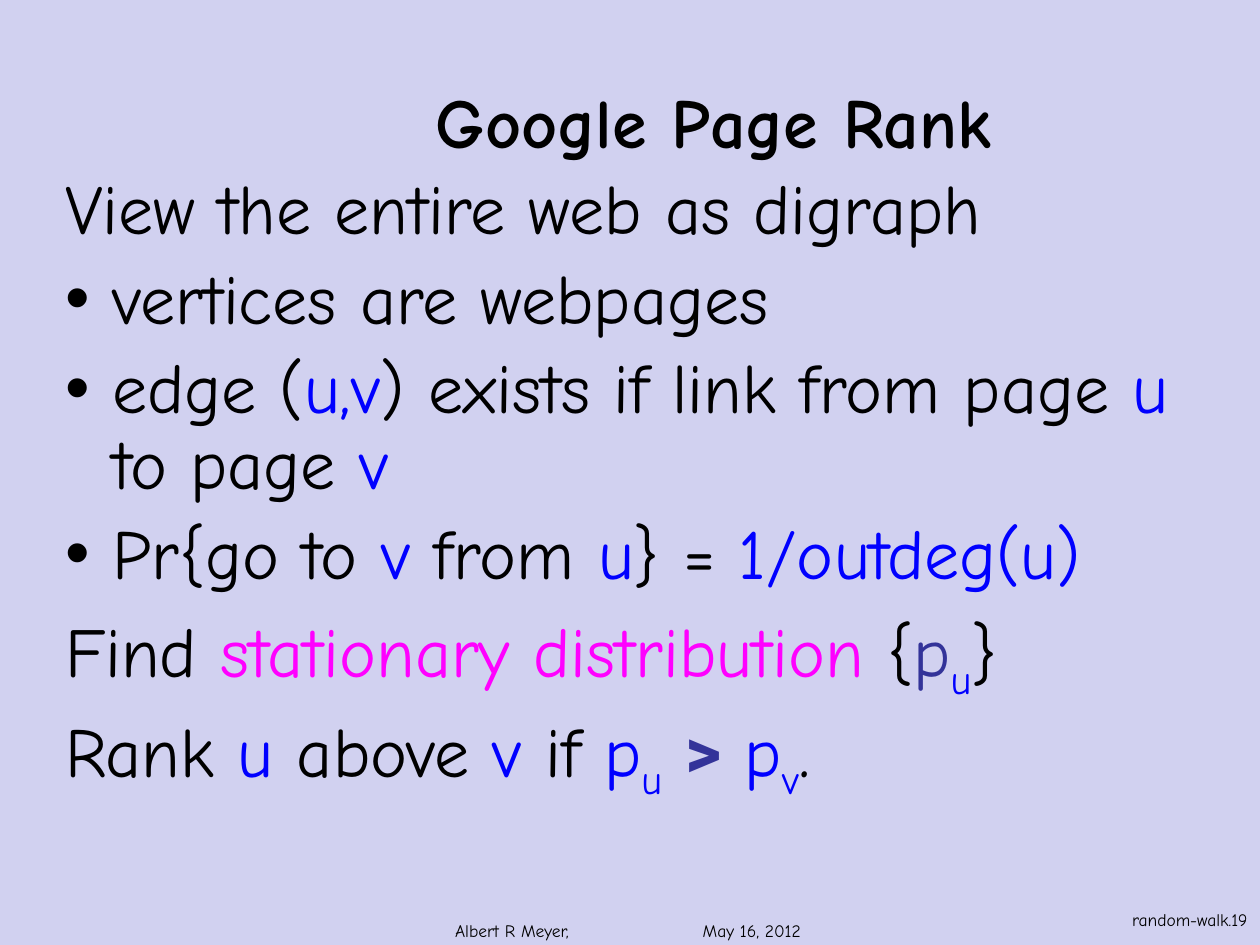
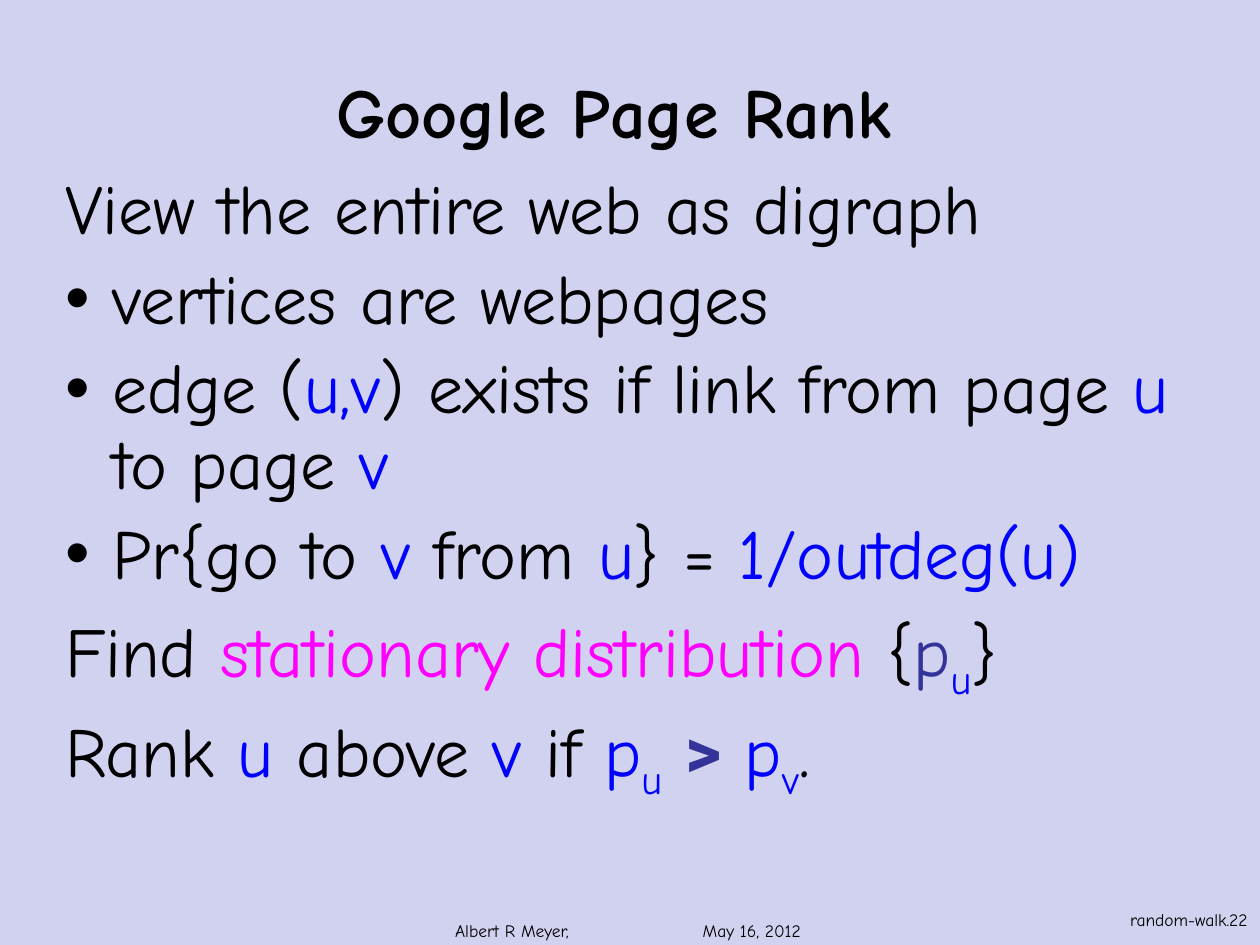
Before and after one commit to armeyer/mcs_web, a slide deck: slide 22 of fall13/slidesF13/random-walks.pptx (slide 19 before the commit). Drawn at 1260x945 pixels with LibreOffice and Linux fonts; fonts in the diff are those of the drawing; background and template pictures are left out. Boxes give left, top, right and bottom in pixels: in the first picture for what was removed or moved away, otherwise in the second. Text is boxed around its words. In the diff, an @@ line names an element or a change of style, - is before the commit and + after.

Commit message:
revising random-walks.pptx

```diff
--- a/fall13/slidesF13/random-walks.pptx
+++ b/fall13/slidesF13/random-walks.pptx
@@ title "Google Page Rank": place and size @@
-title "Google Page Rank" at [436,100,991,160]
+title "Google Page Rank" at [336,90,891,150]
@@ page number at [1130,914,1247,926]: text changed @@
-random-walk.19
+random-walk.22
```
Also in this commit, not shown: 10 other slides changed, 3 slides added.
